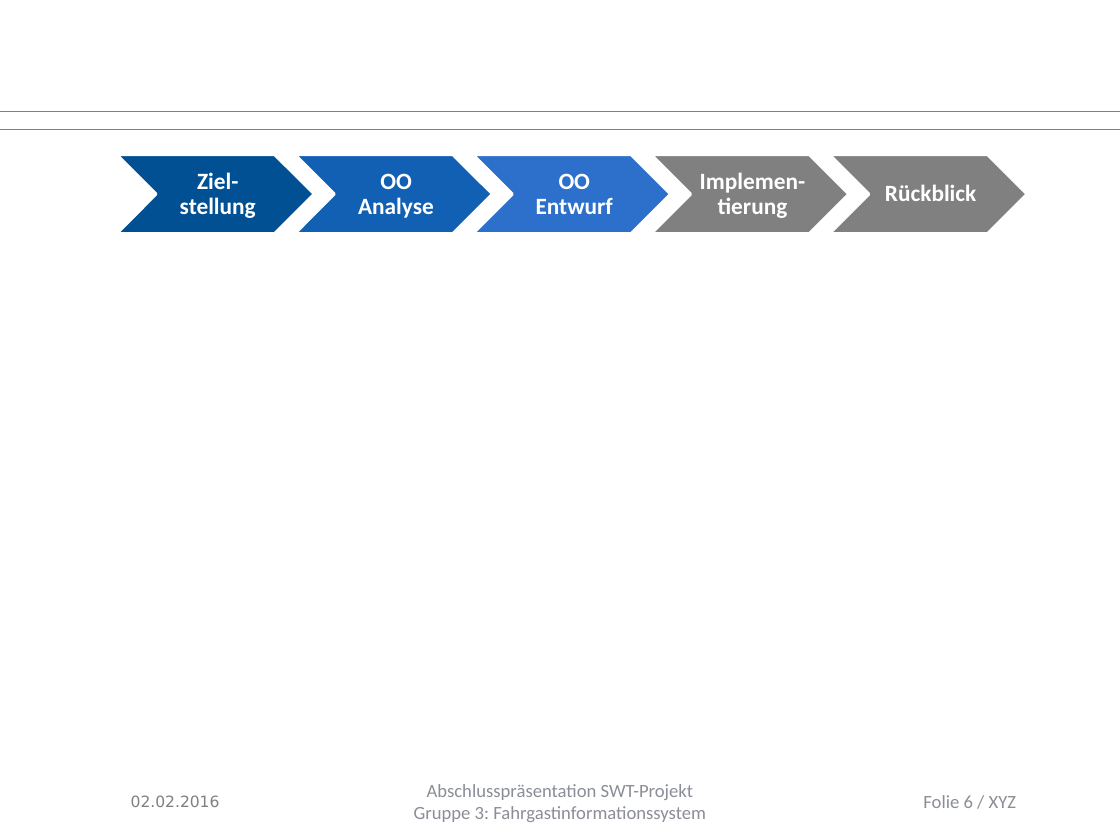
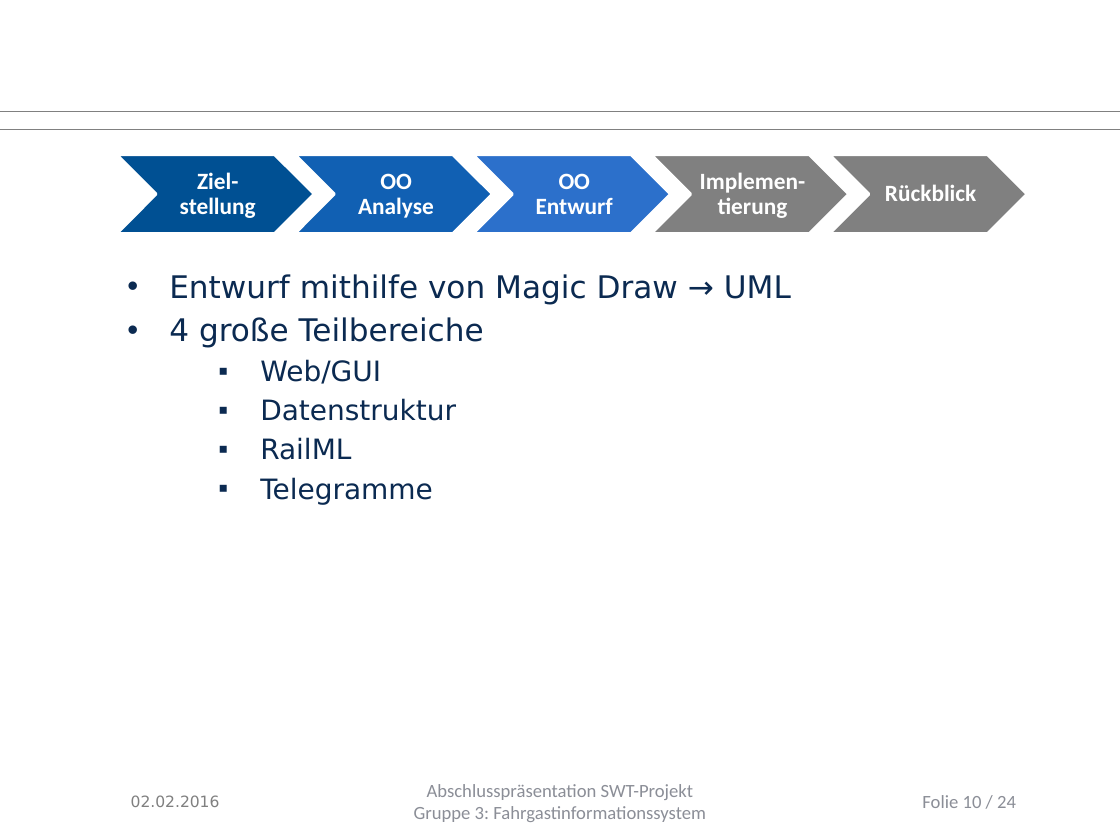
Before and after one commit to Juu98/fahrgastinformationssystem, a slide deck: slide 10 of organisation/Endpräsentation/abschlusspraesentation.pptx (slide 6 before the commit). Drawn at 1120x840 pixels with LibreOffice and Linux fonts; fonts in the diff are those of the drawing; background and template pictures are left out. Boxes give left, top, right and bottom in pixels: in the first picture for what was removed or moved away, otherwise in the second. Text is boxed around its words. In the diff, an @@ line names an element or a change of style, - is before the commit and + after.

```diff
--- a/organisation/Endpräsentation/abschlusspraesentation.pptx
+++ b/organisation/Endpräsentation/abschlusspraesentation.pptx
@@ text added at (169, 274, 791, 505), 20 pt, text #0B2A51 @@
+• Entwurf mithilfe von Magic Draw → UML
+• 4 große Teilbereiche
+  ▪ Web/GUI
+  ▪ Datenstruktur
+  ▪ RailML
+  ▪ Telegramme
@@ page number at (922, 795, 1016, 808): text changed @@
-Folie 6 / XYZ
+Folie 10 / 24
```
Also in this commit, not shown: 4 other slides changed, 14 slides added, 1 other file.
